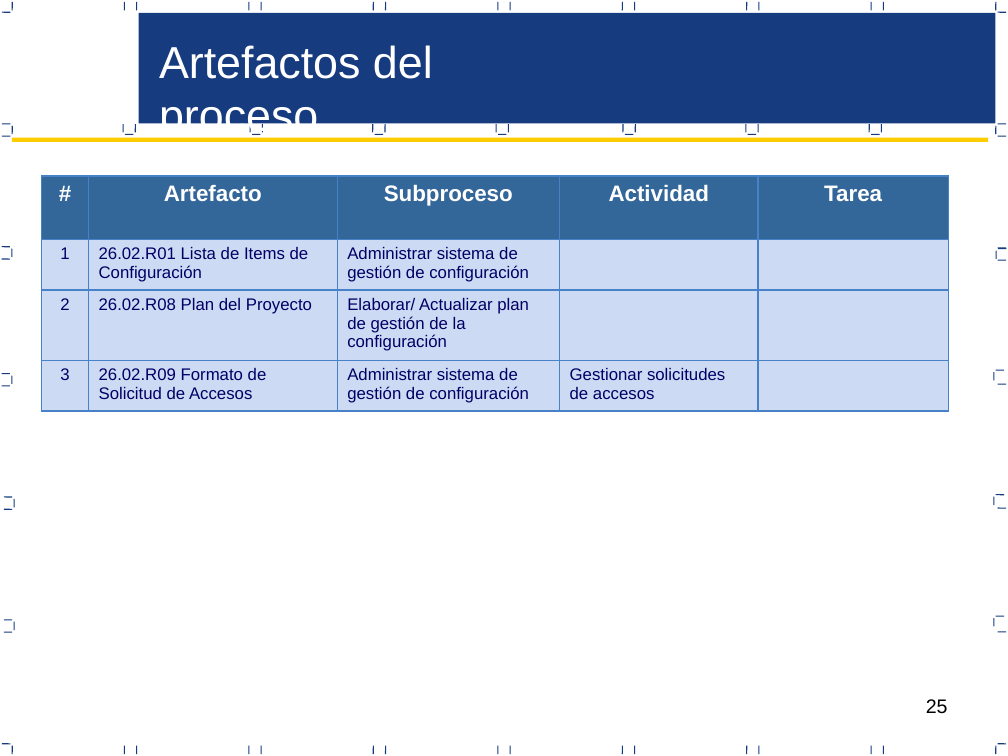
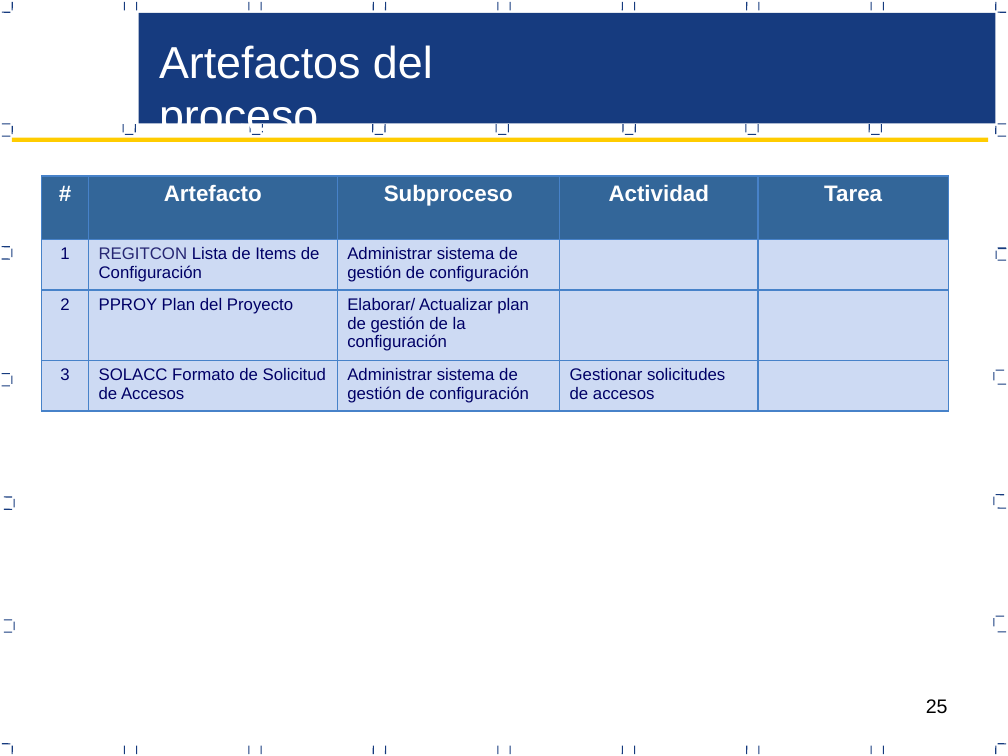
Before and after one commit to Aspersoft/Documentacion, a slide deck: slide 25 of CM/Resolucion/PGC_V 1.0_2017.pptx. Drawn at 1008x756 pixels with LibreOffice and Linux fonts; fonts in the diff are those of the drawing. Boxes give left, top, right and bottom in pixels: in the first picture for what was removed or moved away, otherwise in the second. Text is boxed around its words. In the diff, an @@ line names an element or a change of style, - is before the commit and + after.

Commit message:
Proceso de Gestión de Configuración 1.0

```diff
--- a/CM/Resolucion/PGC_V 1.0_2017.pptx
+++ b/CM/Resolucion/PGC_V 1.0_2017.pptx
@@ table at (41,176,950,411) @@
-row 2, column 2: 26.02.R01 Lista de Items de Configuración
+row 2, column 2: REGITCON Lista de Items de Configuración
-row 3, column 2: 26.02.R08 Plan del Proyecto
+row 3, column 2: PPROY Plan del Proyecto
-row 4, column 2: 26.02.R09 Formato de Solicitud de Accesos
+row 4, column 2: SOLACC Formato de Solicitud de Accesos
```
Also in this commit, not shown: 9 other slides changed.
